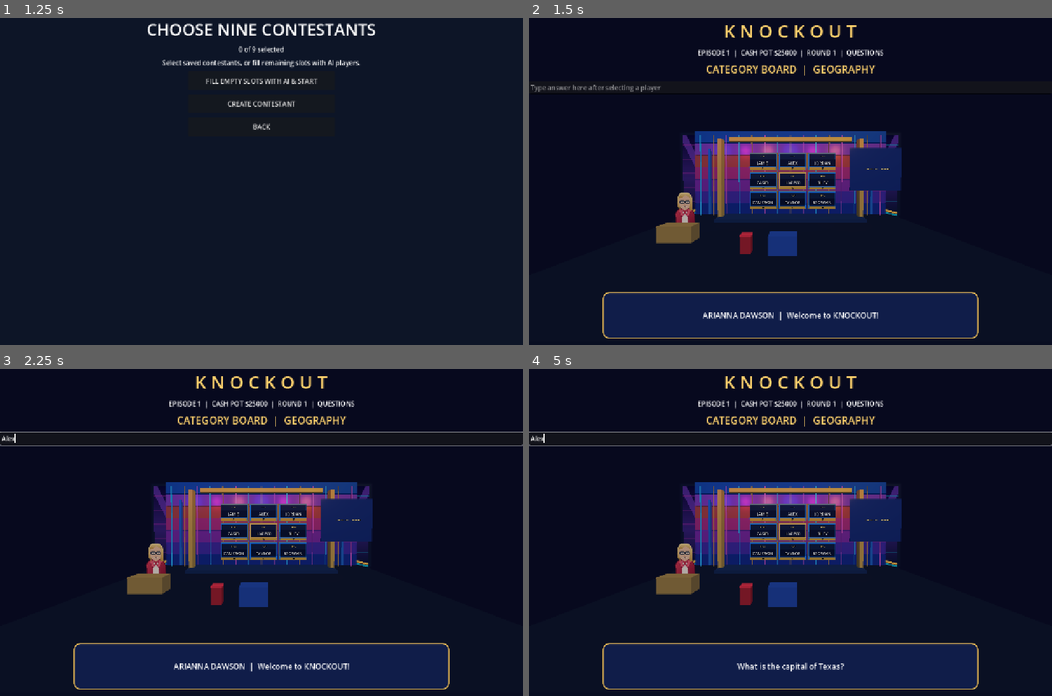
Above: before the commit, frames 1-4 (two rows, left to right).
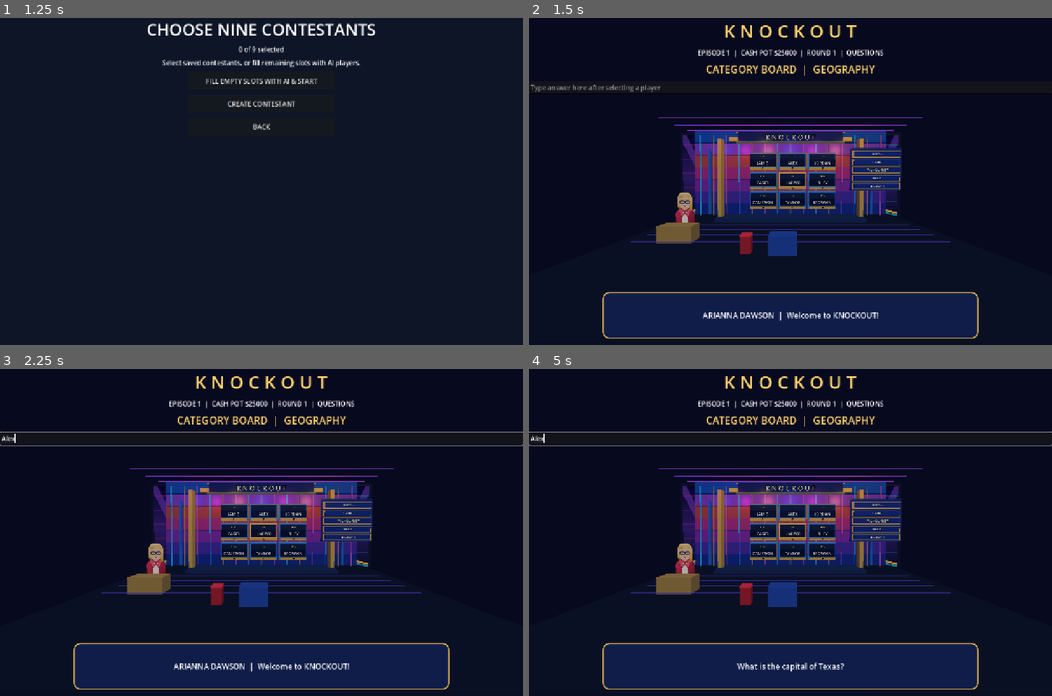
Above: after the commit, the same moments.

Repository: Becksploder2/Knockout
Game: Godot game, scene res://scenes/launcher.tscn
Same seed, same stepped clock (60 frames per second), same inputs: the game is played once before the commit and once after it.
Inputs (mouse positions are in pixels of both pictures, inside the frame that each line leads up to):
- Up to frame 1 (1.25 s): click "PLAY KNOCKOUT" at 0.5 s
- Up to frame 2 (1.5 s): click "FILL EMPTY SLOTS WITH AI & ST…" at 1.25 s
- Up to frame 3 (2.25 s): click (261, 437) at 2.02 s; type "Alex" at 2.1 s
- Up to frame 4 (5 s): tap Enter at 2.75, 4.25 s; tap Space at 3.5 s

Frame 1 is identical in both runs. In frame 2, 2.1% of the frame differs, in the area x 19-81%, y 30-69%; in frame 3, 2.1%; in frame 4, 2.1%.

Commit message:
Build complete KNOCKOUT studio header, five-row category wall and neon lighting rails

Diff:
--- a/Main.gd
+++ b/Main.gd
@@ -979,6 +979,35 @@
 	stage_category_board.modulate = Color("#ffe18d")
 	studio_root.add_child(stage_category_board)
 	_studio_box(Vector3(11.7, 7.0, -7.4), Vector3(7.0, 5.8, 0.25), Color("#152c70"))
+	# Studio-wide KNOCKOUT header and original illuminated gold chevrons.
+	_studio_box(Vector3(0.0, 11.6, -8.5), Vector3(15.0, 1.35, 0.25), Color("#101e50"))
+	_studio_box(Vector3(0.0, 12.3, -8.55), Vector3(15.6, 0.13, 0.30), Color("#ffd16a"))
+	_studio_box(Vector3(0.0, 10.85, -8.55), Vector3(15.6, 0.13, 0.30), Color("#ffd16a"))
+	var logo := Label3D.new()
+	logo.text = "K N O C K O U T"
+	logo.position = Vector3(0, 11.55, -8.1)
+	logo.font_size = 105
+	logo.pixel_size = 0.009
+	logo.outline_size = 12
+	logo.modulate = Color("#fff1cb")
+	studio_root.add_child(logo)
+	# The right-hand categories are a physical five-row illuminated LED display.
+	for category_index in range(5):
+		var cy := 9.0 - float(category_index) * 1.08
+		_studio_box(Vector3(11.7, cy, -7.1), Vector3(6.5, 0.93, 0.22), Color("#edb750"))
+		_studio_box(Vector3(11.7, cy, -6.95), Vector3(6.24, 0.72, 0.16), Color("#102d83"))
+		var category_title := Label3D.new()
+		category_title.text = ["HISTORY", "SCIENCE", "POP CULTURE", "SPORTS", "GEOGRAPHY"][category_index]
+		category_title.position = Vector3(11.7, cy, -6.75)
+		category_title.pixel_size = 0.005
+		category_title.font_size = 68
+		category_title.modulate = Color.WHITE
+		studio_root.add_child(category_title)
+	# Floor-mounted light rails and matching purple-blue overhead light truss.
+	for rail in range(4):
+		_studio_box(Vector3(0, 0.05, float(rail) * 2.2 - 4.0), Vector3(29, 0.07, 0.12), Color("#6646e8"))
+	for truss in range(3):
+		_studio_box(Vector3(0, 12.7, -9.0 + float(truss) * 3.2), Vector3(30, 0.12, 0.20), Color("#ba51ec"))
 	# Refresh 3D nameplates after the stage is constructed.
 	render()
 	# Downstage podiums, deliberately separated from the contestant wall.
